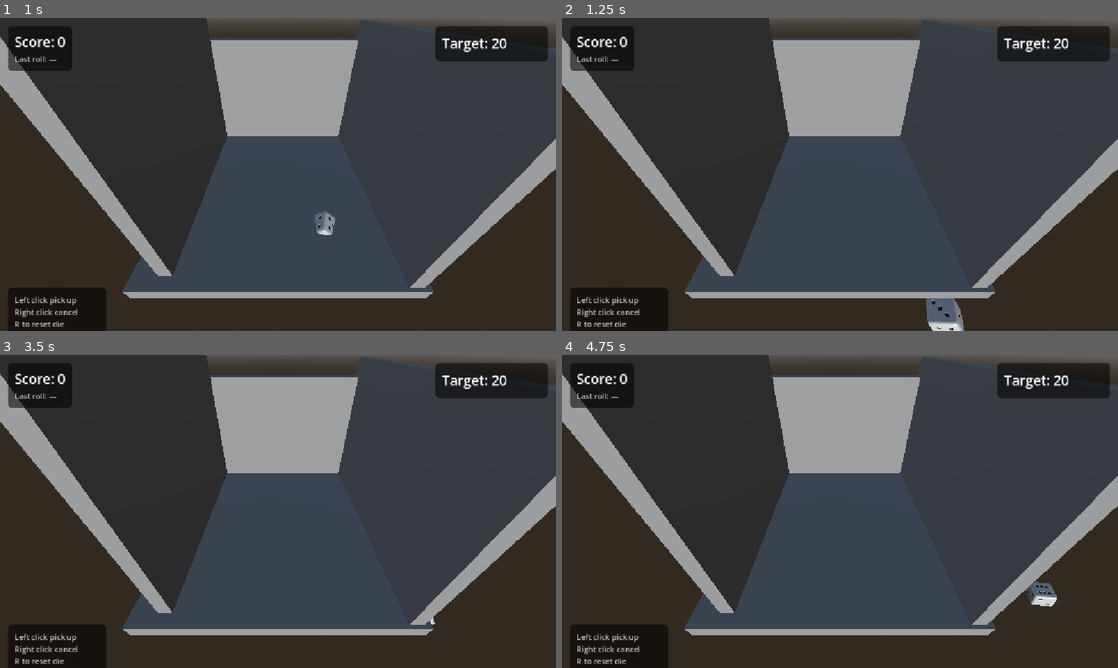
Above: before the commit, frames 1-4 (two rows, left to right).
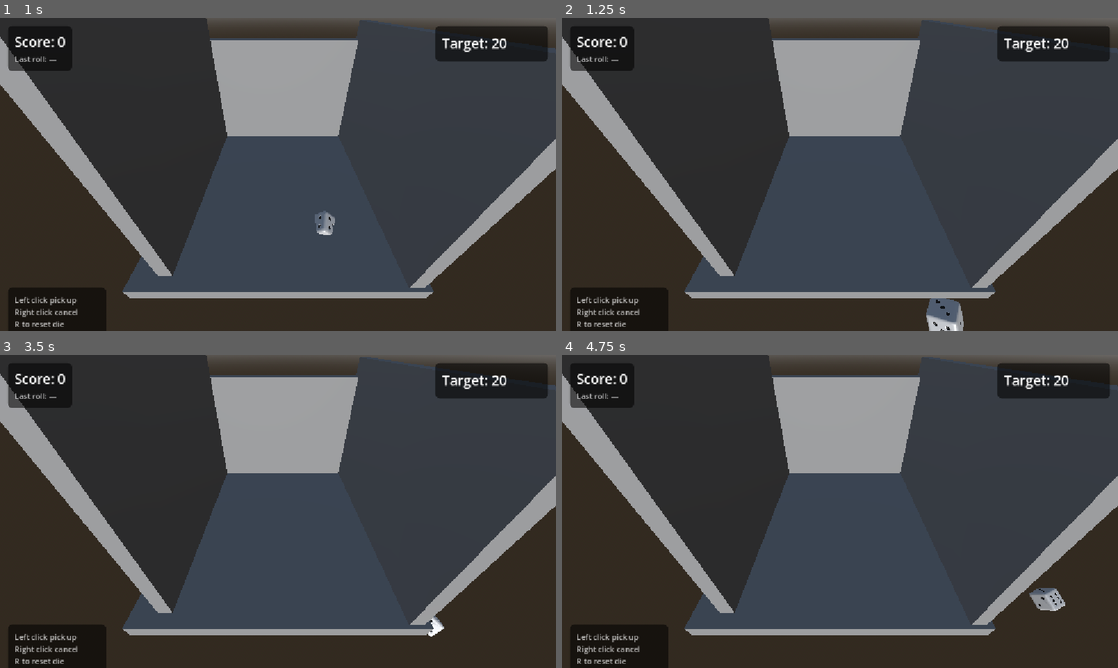
Above: after the commit, the same moments.

Repository: DM876912/dice-roll
Game: Godot game, scene res://World.tscn
Same seed, same stepped clock (60 frames per second), same inputs: the game is played once before the commit and once after it.
Inputs (mouse positions are in pixels of both pictures, inside the frame that each line leads up to):
- Up to frame 1 (1 s): tap Enter (ui_accept) at 0.5, 0.77 s; move the mouse to (400, 158) at 0.52 s; tap R at 0.6 s; click (400, 158) at 0.67 s
- Up to frame 2 (1.25 s): no input
- Up to frame 3 (3.5 s): drag from (166, 527) to (250, 574) at 1.27 s; tap Enter (ui_accept) at 2, 2.75 s; move the mouse to (333, 442) at 2.02 s; tap R at 2.1 s; click (333, 442) at 2.17 s; drag from (250, 574) to (111, 464) at 2.77 s
- Up to frame 4 (4.75 s): move the mouse to (1006, 558) at 3.52 s; tap R at 3.6 s; click (1006, 558) at 3.67 s; tap Enter (ui_accept) at 3.77, 4.25 s; drag from (673, 464) to (756, 433) at 4.27 s

Frame 1 is identical in both runs. In frame 2, 0.3% of the frame differs, in the area x 65-73%, y 89-100%; in frame 3, 0.1%; in frame 4, 0.4%, in the area x 83-91%, y 72-82%.

Commit message:
Add drop-in-place release and bouncier physics
- Drop-in-place: cursor barely moves (< min_release_speed, default 50 u/s)
  → apply a small downward impulse (min_release_force, default 5 N·s) at the
  grab point so the die still tumbles from the offset torque instead of
  landing on whatever face was up when picked up. Fully deterministic —
  dead-center grabs drop flat.
- Bounce: physics_material_override (bounce 0.3, friction 0.5) on the die.
- README documents the new drop-in-place and bounce sections.

Diff:
--- a/die.gd
+++ b/die.gd
@@ -7,6 +7,16 @@
 # How strongly drag motion translates into toss impulse. Scales BOTH linear
 # and angular response (since angular comes from off-center impulse, not random).
 @export var toss_strength: float = 1.0
+# Below this drag-end speed (cursor units/sec), treat the release as "drop in
+# place" — apply a minimum impulse so the die still tumbles from the residual
+# pressure of a hand releasing it, instead of dropping flat onto the same face
+# it was picked up on.
+@export var min_release_speed: float = 50.0
+# Magnitude of the downward impulse used when the release is below
+# `min_release_speed`. Combined with `grab_offset` via apply_impulse, this
+# produces torque proportional to where you grabbed — a top-corner grab
+# flips the die around a horizontal axis onto a new face.
+@export var min_release_force: float = 5.0
 
 # --- Face values --------------------------------------------------------------
 # Each face of your dice model has a number. Match these to whichever face
@@ -114,7 +124,20 @@
 	if not _dragging:
 		return
 	_dragging = false
-	_toss(_drag_velocity)
+	# Two release modes:
+	# - Real drag (cursor moved): use the cursor's velocity as the impulse.
+	# - Drop-in-place (cursor barely moved): simulate the residual pressure of
+	#   a hand releasing the die with a small downward impulse at the grab
+	#   point. The torque = grab_offset × downward_force produces a tumble
+	#   proportional to where you grabbed — top-corner grabs flip the die
+	#   onto a new face instead of landing on whatever was up when picked up.
+	#   Fully deterministic; dead-center grabs drop flat (matches reality).
+	var impulse: Vector3
+	if _drag_velocity.length() >= min_release_speed:
+		impulse = _drag_velocity * toss_strength
+	else:
+		impulse = Vector3.DOWN * min_release_force
+	_toss(impulse)
 
 
 # Right-click during a drag: put the die back exactly where it was (full
@@ -199,14 +222,13 @@
 # spin emerges naturally from r × F. Click above the center → pitch/roll
 # torque. Click on a side → yaw. Click near center → mostly linear, little spin.
 # No randomness anywhere.
-func _toss(drag_velocity: Vector3):
+func _toss(impulse: Vector3):
 	freeze = false
 	# Wake the body so the new impulse actually takes effect. Without this,
 	# `sleeping` carries over from the previous settle and the next-frame
 	# settle check fires immediately, double-counting the previous score.
 	sleeping = false
 	_emitted_for_current_roll = false  # arm the signal for this new toss
-	var impulse: Vector3 = drag_velocity * toss_strength
 	apply_impulse(impulse, _grab_offset)
 
 
--- a/die.tscn
+++ b/die.tscn
@@ -6,9 +6,14 @@
 [sub_resource type="BoxShape3D" id="BoxShape3D_l5p7c"]
 size = Vector3(2, 2, 2)
 
+[sub_resource type="PhysicsMaterial" id="PhysicsMaterial_bounce"]
+bounce = 0.3
+friction = 0.5
+
 [node name="Die" type="RigidBody3D" unique_id=351507778]
 gravity_scale = 2.0
 freeze = true
+physics_material_override = SubResource("PhysicsMaterial_bounce")
 script = ExtResource("1_gxo0y")
 
 [node name="DiceTest1" parent="." unique_id=630718868 instance=ExtResource("2_muu1c")]
Not shown, changed: README.md
